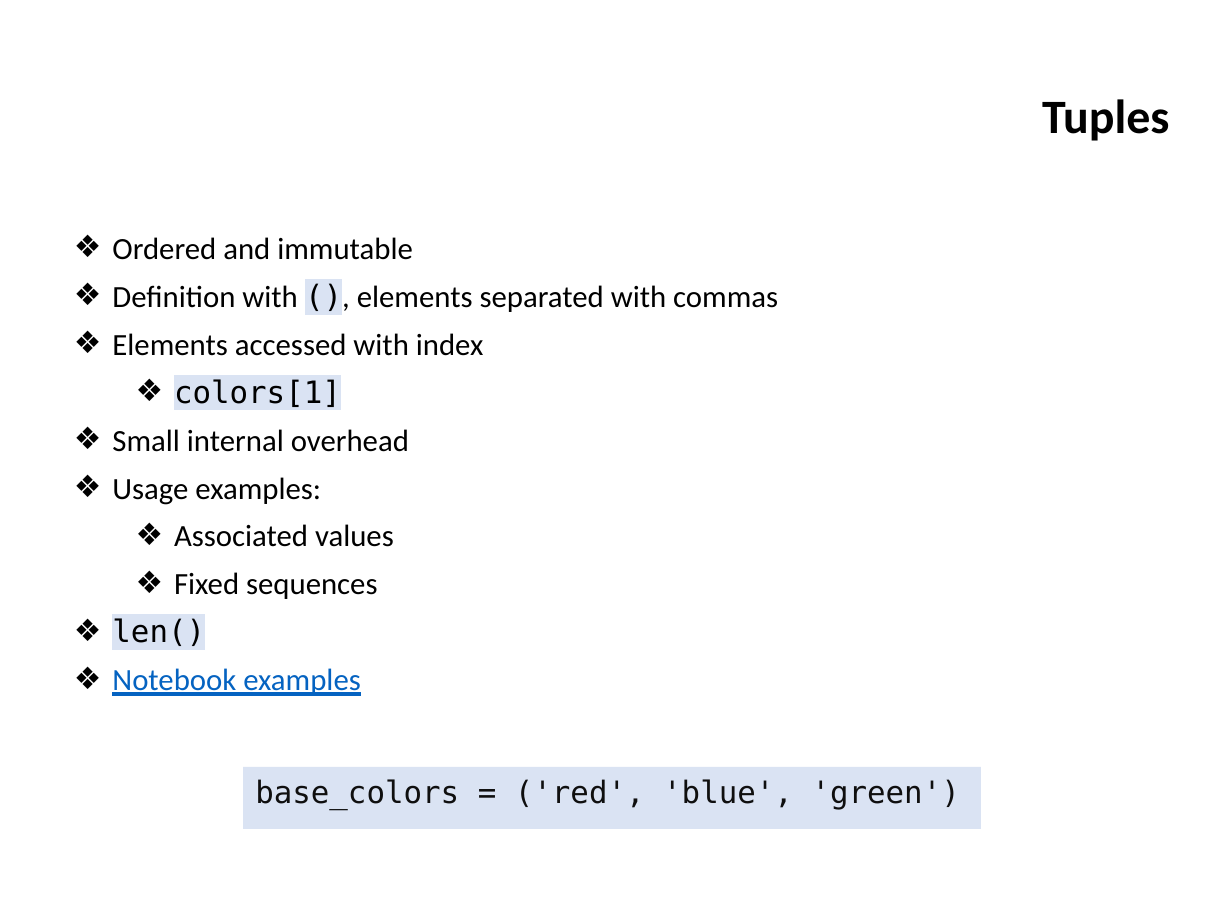
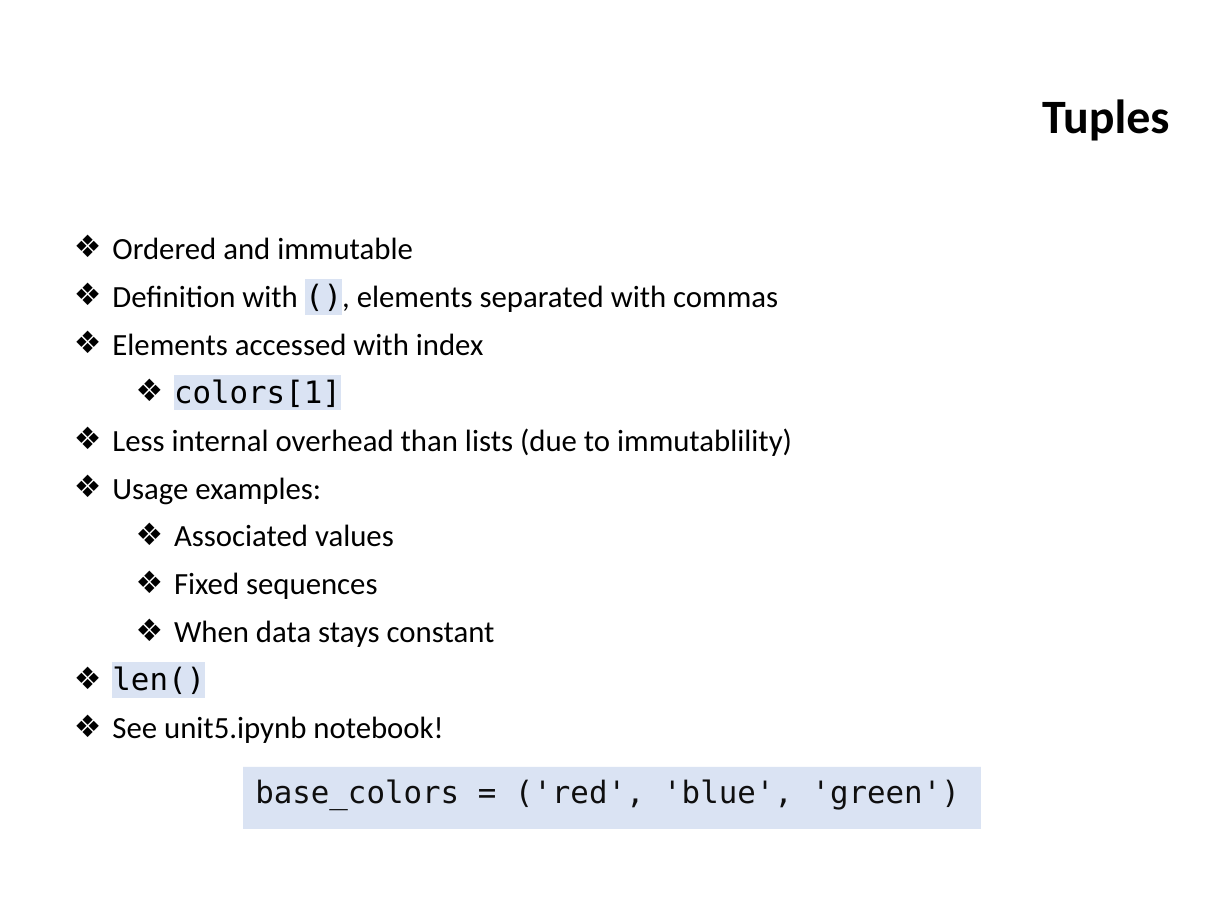
Before and after one commit to ifromm/fcsp, a slide deck: slide 14 of Slides/unit_5_prog_2.pptx. Drawn at 1232x924 pixels with LibreOffice and Linux fonts; fonts in the diff are those of the drawing; background and template pictures are left out. Boxes give left, top, right and bottom in pixels: in the first picture for what was removed or moved away, otherwise in the second. Text is boxed around its words. In the diff, an @@ line names an element or a change of style, - is before the commit and + after.

```diff
--- a/Slides/unit_5_prog_2.pptx
+++ b/Slides/unit_5_prog_2.pptx
@@ text at box(112, 428, 792, 456): text changed @@
-❖ Small internal overhead
+❖ Less internal overhead than lists (due to immutablility)
@@ text at box(174, 620, 495, 647): paragraph added @@
+  ❖ When data stays constant
@@ text at box(112, 716, 443, 743): text changed; text colour #0563C1 to #000000 @@
-❖ Notebook examples
+❖ See unit5.ipynb notebook!
```
Also in this commit, not shown: 8 other slides changed, 1 other file.
